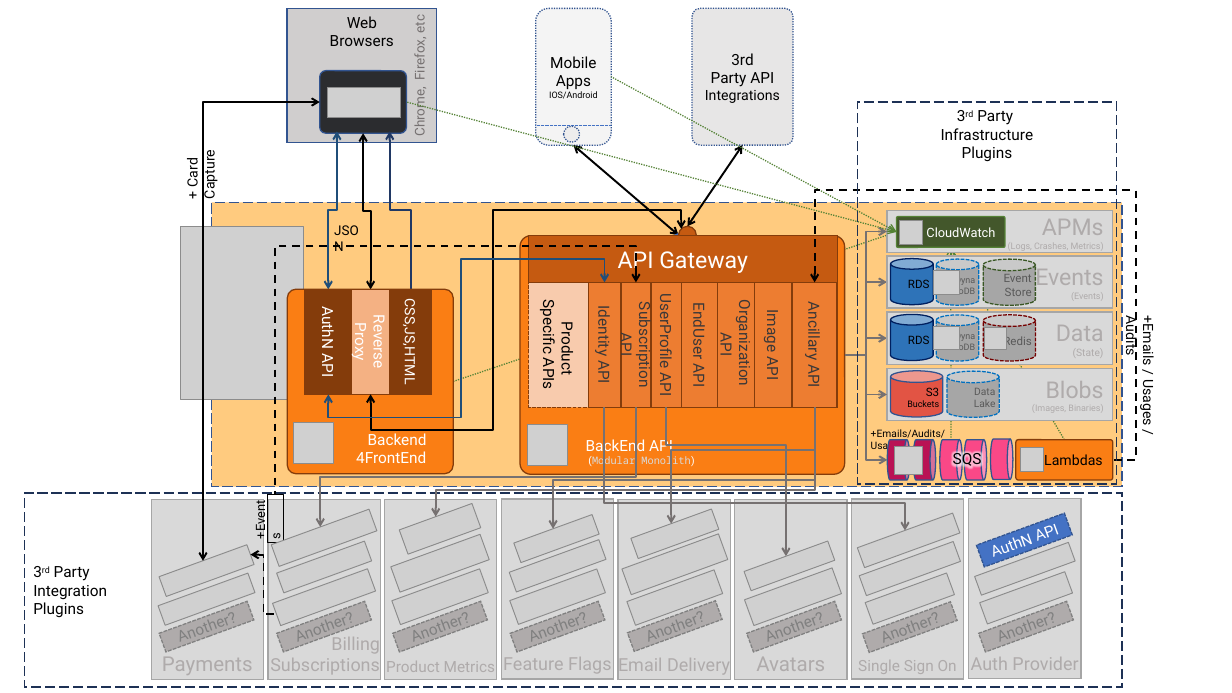
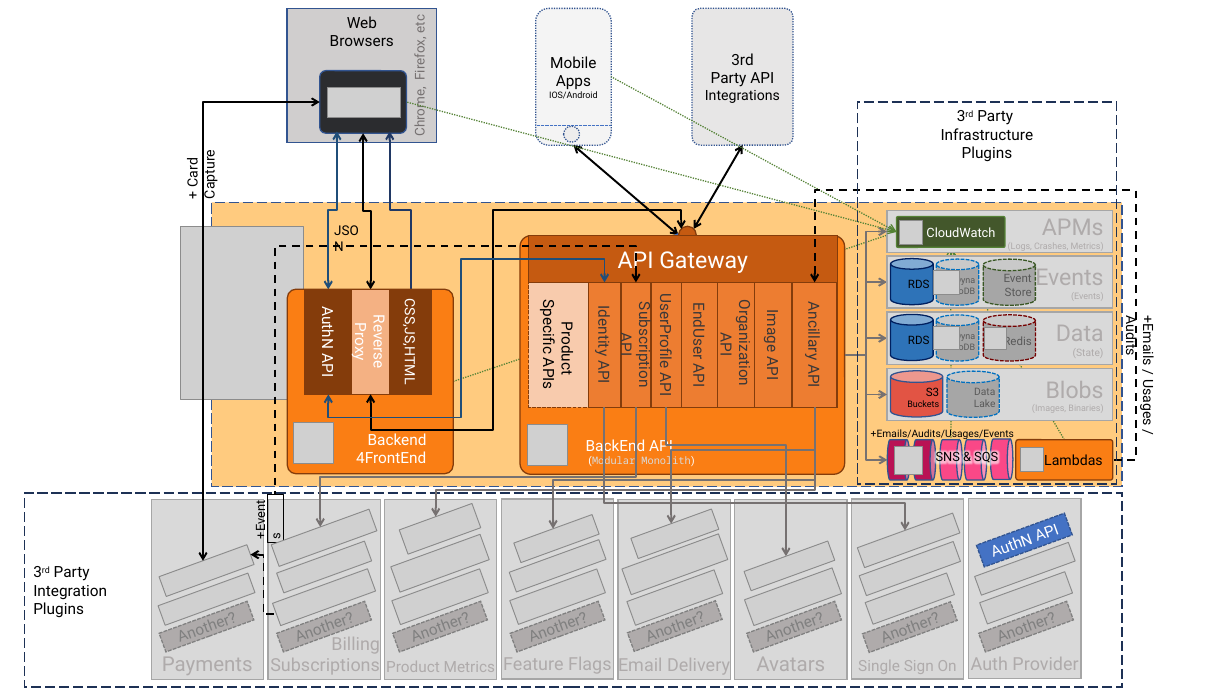
Before and after one commit to jezzsantos/saastack, a slide deck: slide 2 of docs/images/Sources.pptx. Drawn at 1232x693 pixels with LibreOffice and Linux fonts; fonts in the diff are those of the drawing; grey boxes stand for pictures; background and template pictures are left out. Boxes give left, top, right and bottom in pixels: in the first picture for what was removed or moved away, otherwise in the second. Text is boxed around its words. In the diff, an @@ line names an element or a change of style, - is before the commit and + after.

```diff
--- a/docs/images/Sources.pptx
+++ b/docs/images/Sources.pptx
@@ double arrow moved from (743, 145) - (688, 226) to (743, 145) - (694, 229) @@
@@ text at <box>871,427,1014,440</box>: text changed @@
-+Emails/Audits/Usages
++Emails/Audits/Usages/Events
@@ text at <box>936,449,998,465</box>: text changed; size 12 to 10 pt @@
-SQS
+SNS & SQS
```
Also in this commit, not shown: 2 other slides changed, 11 other files.
